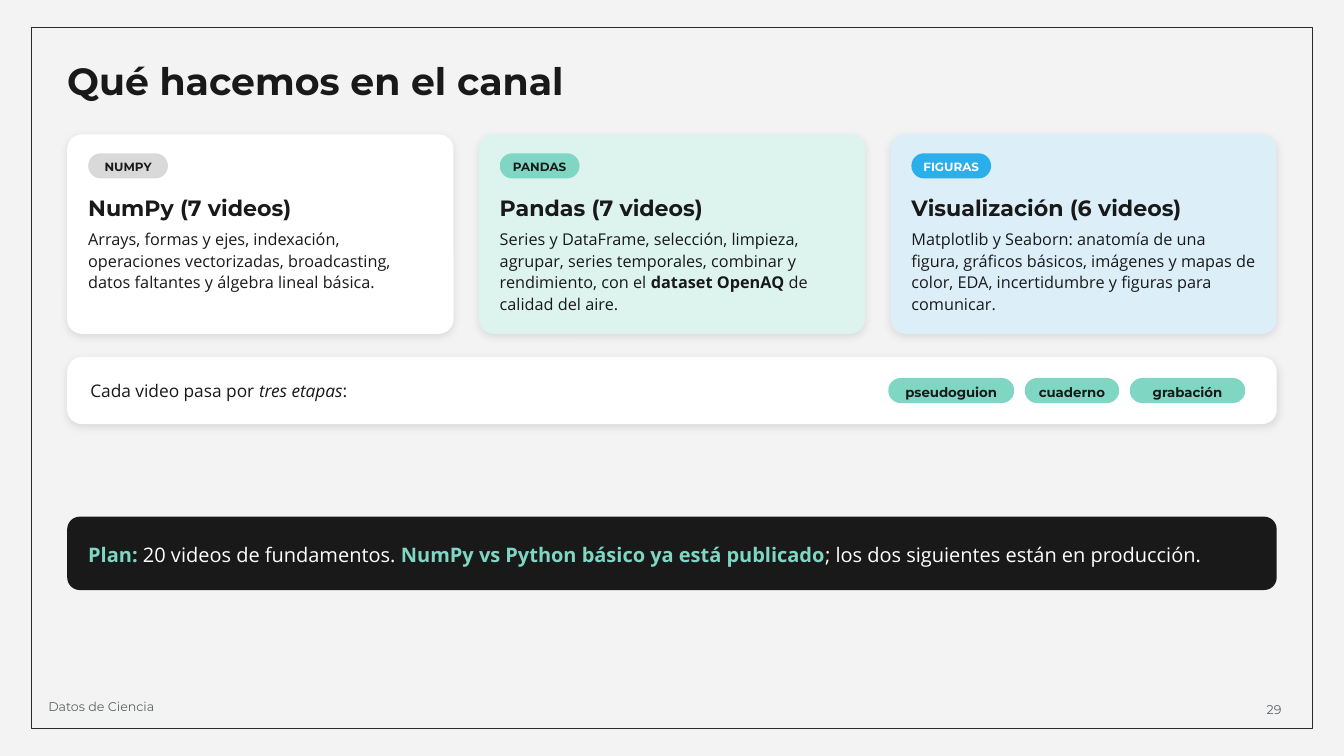
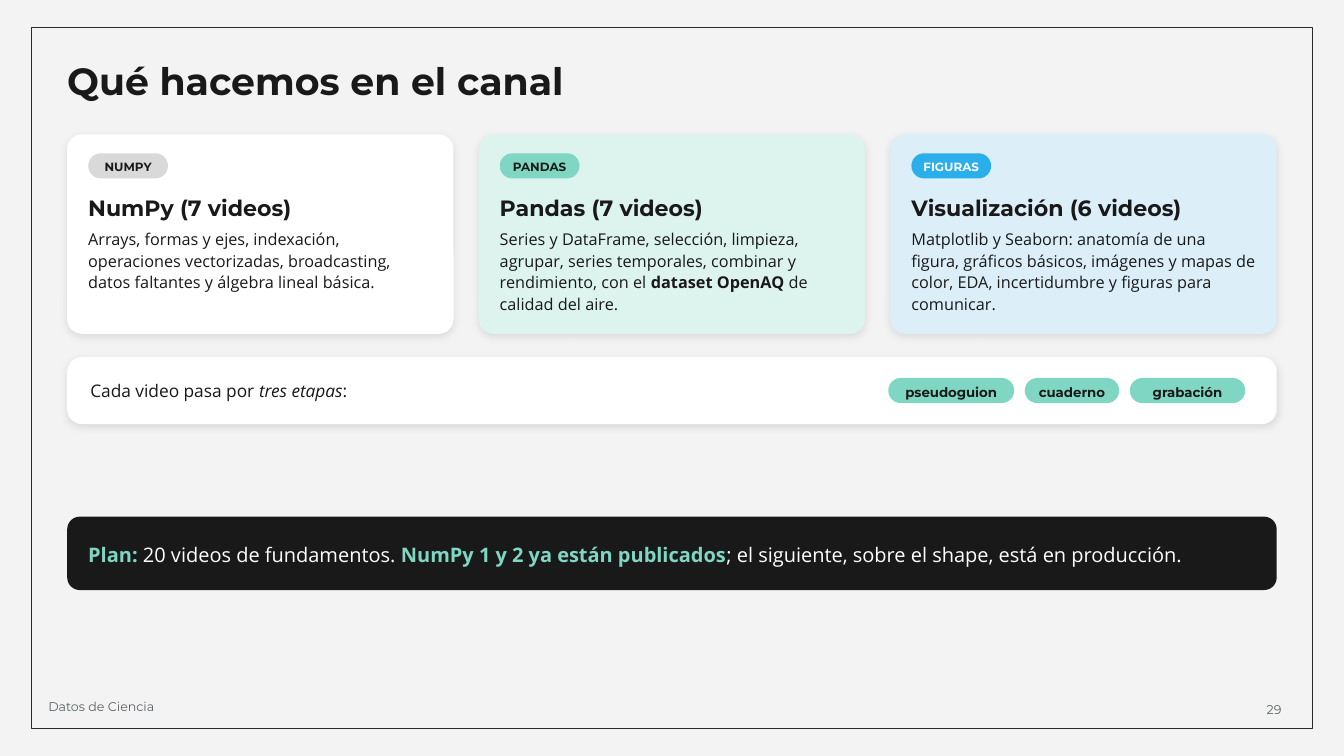
Before and after one commit to Group-of-Solar-Astrophysics/Escuela-Astrofisica-Solar-2026, a slide deck: slide 29 of 01_Material_por_expositor/Juan_Esteban_Agudelo_Ortiz/01_Presentacion/Copiloto_de_Fisica_Solar_Escuela_2026.odp. Drawn at 1344x756 pixels with LibreOffice and Linux fonts; fonts in the diff are those of the drawing. Boxes give left, top, right and bottom in pixels: in the first picture for what was removed or moved away, otherwise in the second. Text is boxed around its words. In the diff, an @@ line names an element or a change of style, - is before the commit and + after.

```diff
--- a/01_Material_por_expositor/Juan_Esteban_Agudelo_Ortiz/01_Presentacion/Copiloto_de_Fisica_Solar_Escuela_2026.odp
+++ b/01_Material_por_expositor/Juan_Esteban_Agudelo_Ortiz/01_Presentacion/Copiloto_de_Fisica_Solar_Escuela_2026.odp
@@ text at [88,546,1181,567]: text changed @@
-Plan: 20 videos de fundamentos. NumPy vs Python básico ya está publicado; los dos siguientes están en producción.
+Plan: 20 videos de fundamentos. NumPy 1 y 2 ya están publicados; el siguiente, sobre el shape, está en producción.
```
Also in this commit, not shown: 2 other slides changed, 1 other file.
